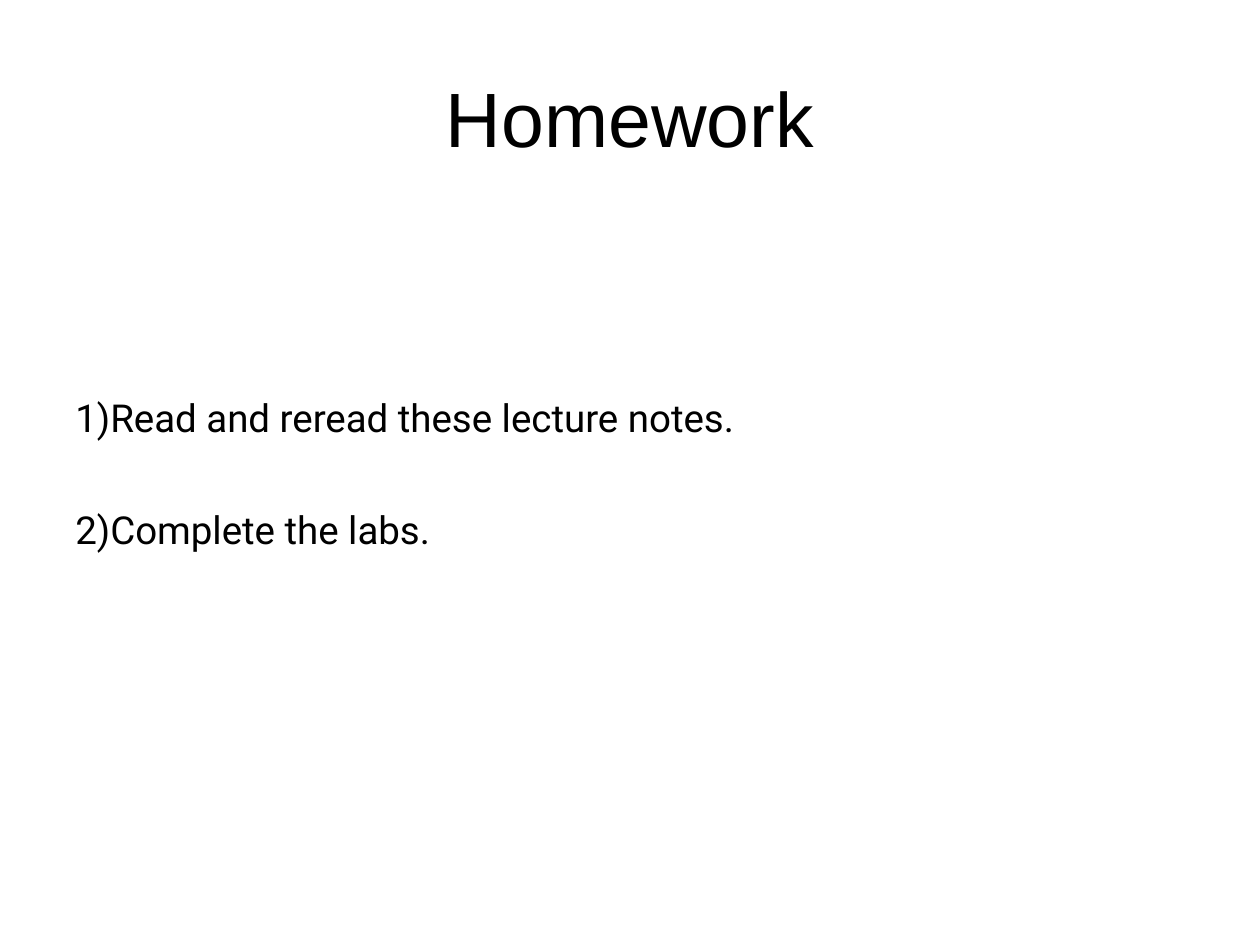
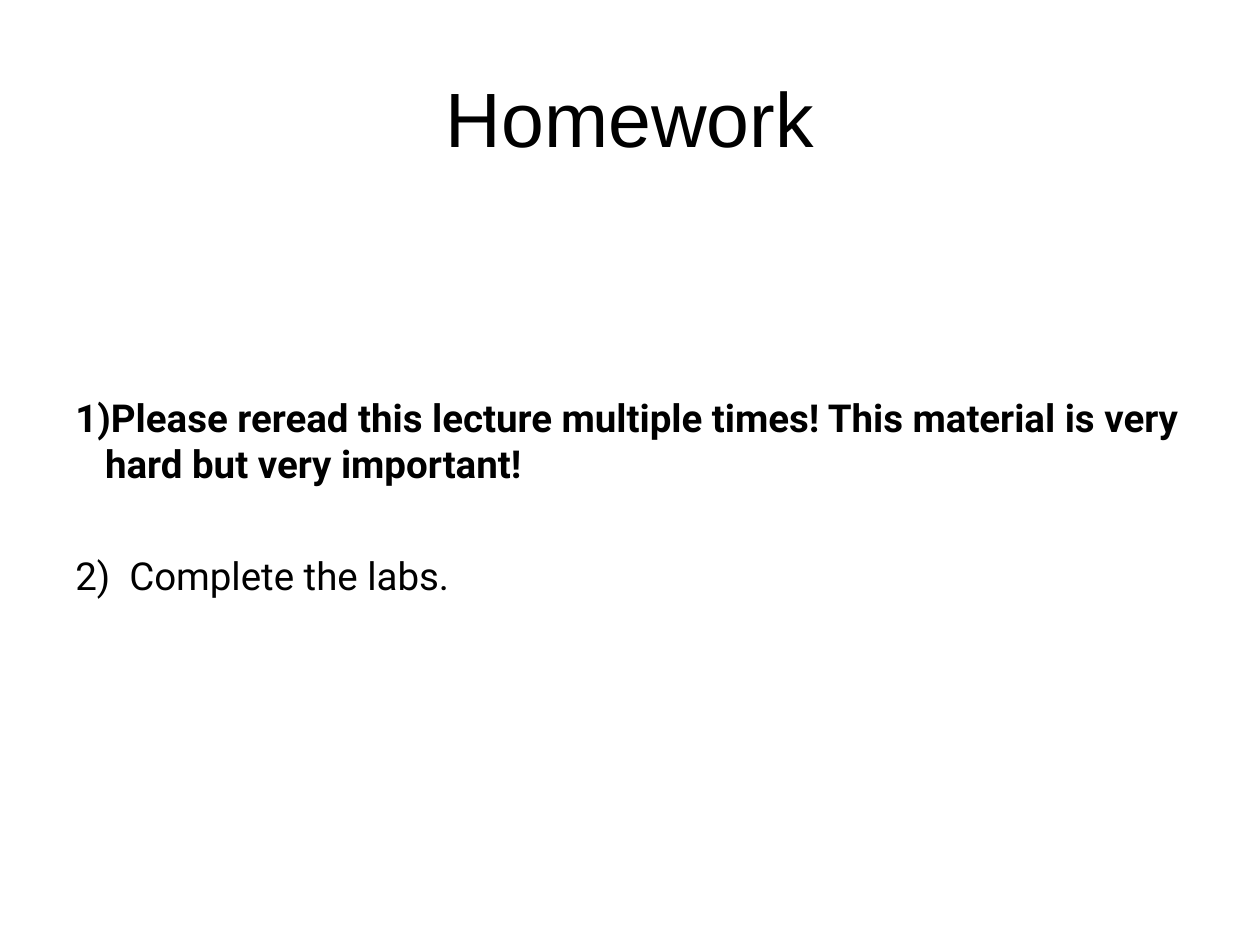
Before and after one commit to LongBaoNguyen/longbaonguyen.github.io, a slide deck: slide 29 of courses/apcsp/lecture11.ppt (slide 42 before the commit). Drawn at 1260x945 pixels with LibreOffice and Linux fonts; fonts in the diff are those of the drawing; background and template pictures are left out. Boxes give left, top, right and bottom in pixels: in the first picture for what was removed or moved away, otherwise in the second. Text is boxed around its words. In the diff, an @@ line names an element or a change of style, - is before the commit and + after.

```diff
--- a/courses/apcsp/lecture11.ppt
+++ b/courses/apcsp/lecture11.ppt
@@ text at (75, 402, 1178, 599): text changed; bold on @@
-1) Read and reread these lecture notes.
-2) Complete the labs.
+1) Please reread this lecture multiple times! This material is very hard but very important!
+2) Complete the labs.
```
Also in this commit, not shown: 13 other slides changed, 13 slides removed, 4 other files.
